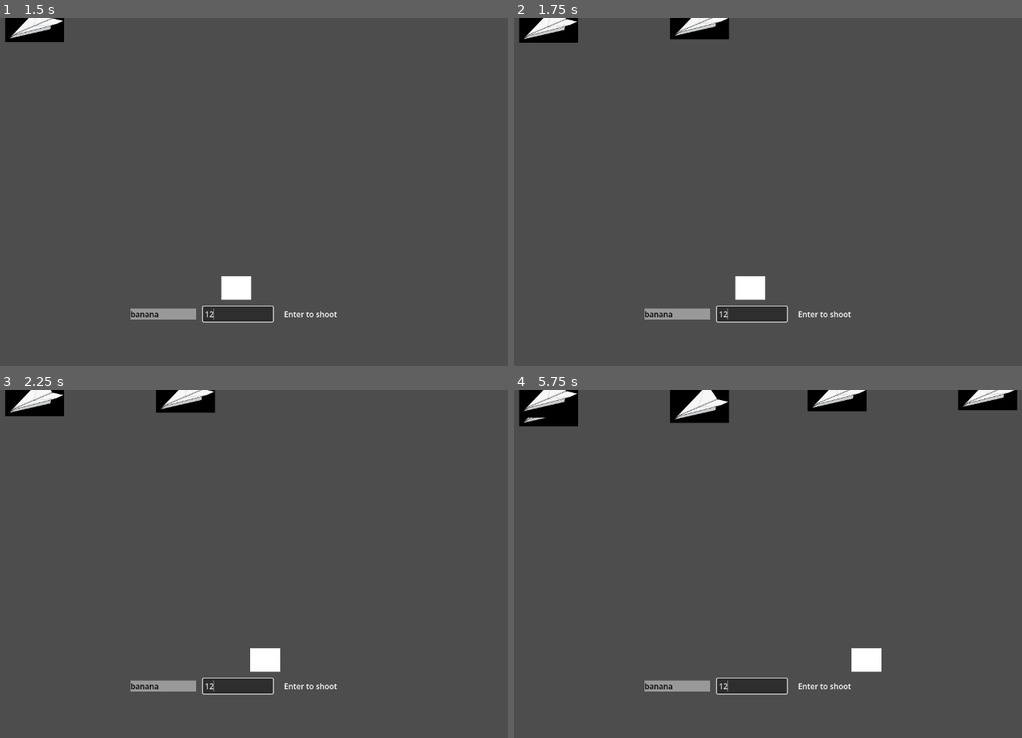
Above: before the commit, frames 1-4 (two rows, left to right).
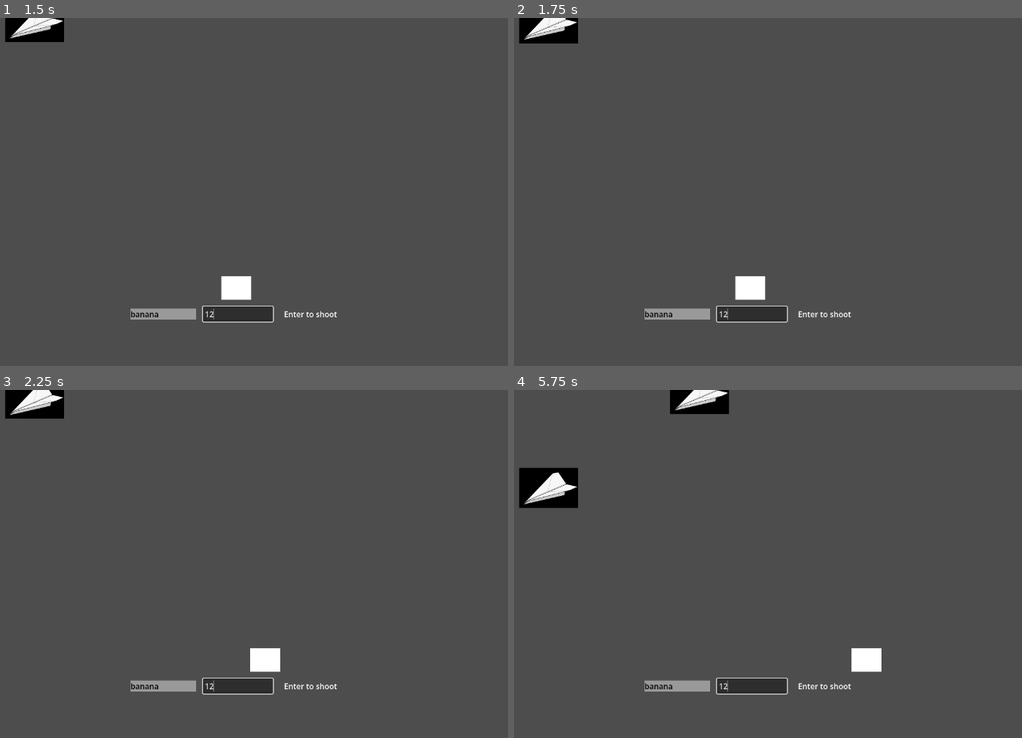
Above: after the commit, the same moments.

Repository: Jsalazar68/3390_project3
Game: Godot game, scene res://scenes/main_menu/Menu.tscn
Same seed, same stepped clock (60 frames per second), same inputs: the game is played once before the commit and once after it.
Inputs (mouse positions are in pixels of both pictures, inside the frame that each line leads up to):
- Up to frame 1 (1.5 s): click "START" at 0.5 s; click (238, 313) at 1.27 s; type "12" at 1.35 s
- Up to frame 2 (1.75 s): no input
- Up to frame 3 (2.25 s): tap Enter (ui_accept) at 2 s; hold Right (ui_right) from 2.03 s (still down)
- Up to frame 4 (5.75 s): tap Enter (ui_accept) at 2.27, 3.02, 4.52, 5.27 s; release Right (ui_right) at 3.53 s; hold Left (ui_left) 3.53-4.28 s; hold Right (ui_right) from 4.28 s (still down)

Frame 1 is identical in both runs. In frame 2, 0.9% of the frame differs, in the area x 1-43%, y 0-8%; in frame 3, 1.1%; in frame 4, 4.6%, in the area x 1-100%, y 0-34%.

Commit message:
difficulty scalar
added global signal, and a difficulty timer connected game.gd and timeout

Diff:
--- /dev/null
+++ b/GlobalSignals.gd
@@ -0,0 +1,3 @@
+extends Node
+
+signal difficulty_increased(new_difficulty)
--- a/Scenes/game/enemy.gd
+++ b/Scenes/game/enemy.gd
@@ -2,5 +2,15 @@
 
 @export var speed = 0.1
 
+func _ready() -> void:
+	GlobalSignals.difficulty_increased.connect(handle_difficulty_increase)
+
 func _physics_process(delta: float) -> void:
 	global_position.y += speed
+
+func handle_difficulty_increase(new_difficlty: int):
+	var new_speed = speed + (0.125 * new_difficlty)
+	speed = clamp(new_speed, speed, 3)
+
+func set_difficulty(difficulty: int):
+	handle_difficulty_increase(difficulty)
--- a/project.godot
+++ b/project.godot
@@ -18,6 +18,7 @@
 [autoload]
 
 Network="*uid://kdjcuv2cw2sj"
+GlobalSignals="*uid://cloibv44t3vhf"
 
 [display]
 
--- a/scenes/game/Game.tscn
+++ b/scenes/game/Game.tscn
@@ -136,8 +136,13 @@
 [node name="EnemyContainer" type="Node" parent="." unique_id=1794667496]
 
 [node name="SpawnTimer" type="Timer" parent="." unique_id=713875536]
+wait_time = 5.0
+
+[node name="DifficultyTimer" type="Timer" parent="." unique_id=1922480370]
+autostart = true
 
 [connection signal="text_submitted" from="input" to="." method="_on_input_text_submitted"]
 [connection signal="timeout" from="Timer" to="." method="_on_timer_timeout"]
 [connection signal="pressed" from="game_Over/submit_button" to="." method="_on_submit_button_pressed"]
 [connection signal="timeout" from="SpawnTimer" to="." method="_on_spawn_timer_timeout"]
+[connection signal="timeout" from="DifficultyTimer" to="." method="_on_difficulty_timer_timeout"]
--- a/scripts/gameplay/game.gd
+++ b/scripts/gameplay/game.gd
@@ -2,7 +2,7 @@
 
 var Enemy = preload("res://Scenes/game/Enemy.tscn")
 
-
+var difficulty: int = 0
 var words = ["apple", "banana", "cat"]
 var current_word = ""
 var count: int = 0;
@@ -96,3 +96,12 @@
 	var index = randi() % spawns.size()
 	enemy_container.add_child(enemy_instance)
 	enemy_instance.global_position = spawns[index].global_position
+	enemy_instance.set_difficulty(difficulty)
+
+func _on_difficulty_timer_timeout() -> void:
+	difficulty += 1
+	GlobalSignals.emit_signal("difficulty_increased", difficulty)
+	print("Difficulty increase to %d" % difficulty)
+	var new_wait_time = spawn_timer.wait_time - 0.2
+	spawn_timer.wait_time = clamp(new_wait_time, 1, spawn_timer.wait_time)
+	spawn_timer.wait_time -= 0.2
Not shown, added: GlobalSignals.gd.uid
